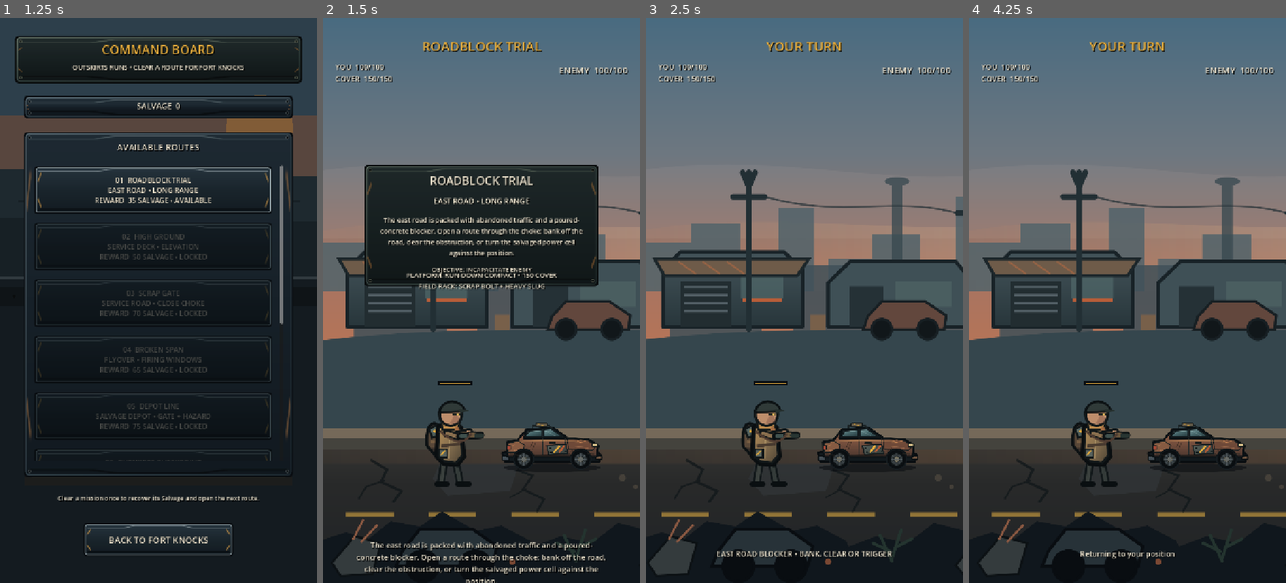
Above: before the commit, frames 1-4 (left to right).
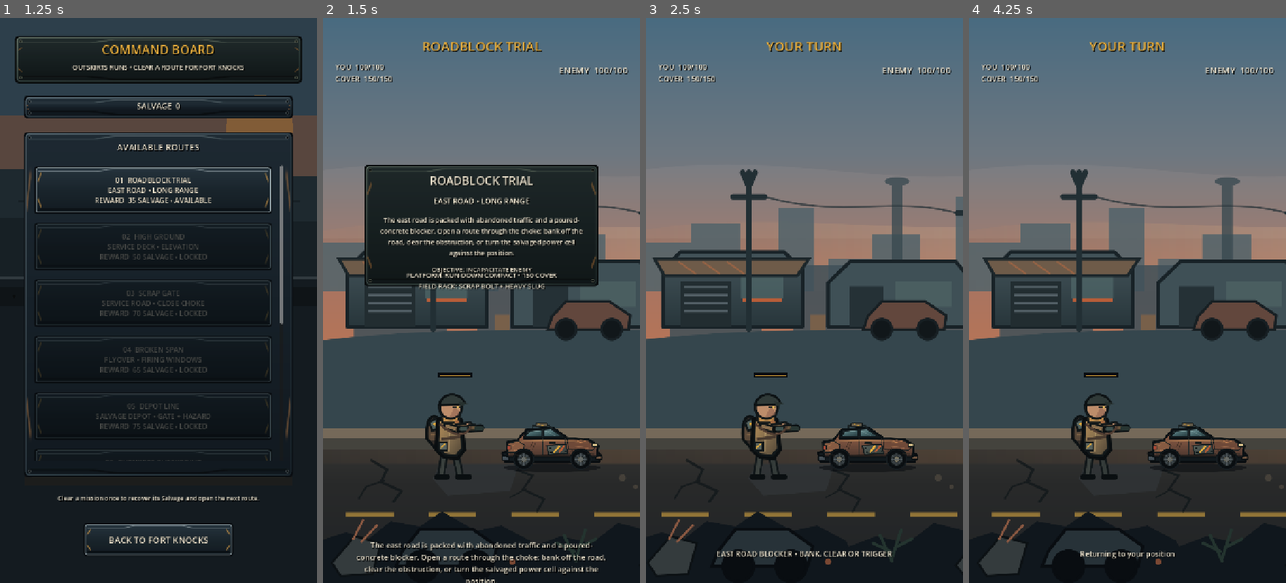
Above: after the commit, the same moments.

Repository: phantompixel-developer/FortKnocks
Game: Godot game, scene res://game/core/app.tscn
Two runs of this game, one before a commit and one after it. Both use one fixed random seed, a clock stepped at 60 frames per second and the inputs below.
Inputs (mouse positions are in pixels of both pictures, inside the frame that each line leads up to):
- Up to frame 1 (1.25 s): click "COMMAND BOARD CHOOSE THE NEXT…" at 0.5 s
- Up to frame 2 (1.5 s): click "01 ROADBLOCK TRIAL EAST ROAD …" at 1.25 s
- Up to frame 3 (2.5 s): tap Enter at 2 s; move the mouse to (874, 272) at 2.02 s; click (874, 272) at 2.17 s
- Up to frame 4 (4.25 s): drag from (1064, 328) to (1111, 413) at 2.77 s; move the mouse to (1159, 176) at 3.52 s; click (1159, 176) at 3.67 s

Frame 1 is identical in both runs. In frame 2, 1.4% of the frame differs, in the area x 32-52%, y 62-83%; in frame 3, 1.4%, in the area x 29-49%, y 62-83%; in frame 4, 1.4%.

Commit message:
art: align survivor feet with combatant world position

Diff:
--- a/game/battle/combatant.gd
+++ b/game/battle/combatant.gd
@@ -148,14 +148,14 @@
 	# The SVG was authored around the existing collision/launch contract.
 	# Muzzle remains close to get_launch_origin(); neither physics nor aim math
 	# derives from this rectangle.
-	var rect := Rect2(-90.0, -200.0, 180.0, 240.0)
+	var rect := Rect2(-90.0, -216.0, 180.0, 240.0)
 	draw_texture_rect(PLAYER_SURVIVOR_TEXTURE, rect, false, tint)
 
 	# Keep the established world-space health strip as gameplay information.
 	var outline := Color("090d11")
-	draw_rect(Rect2(-39, -218, 78, 11), outline)
+	draw_rect(Rect2(-39, -236, 78, 11), outline)
 	var ratio := clampf(float(health) / float(max_health), 0.0, 1.0)
 	draw_rect(
-		Rect2(-35, -214, 70.0 * ratio, 4),
+		Rect2(-35, -232, 70.0 * ratio, 4),
 		Color("e7ad3c") if alive else Color("5c625e")
 	)
